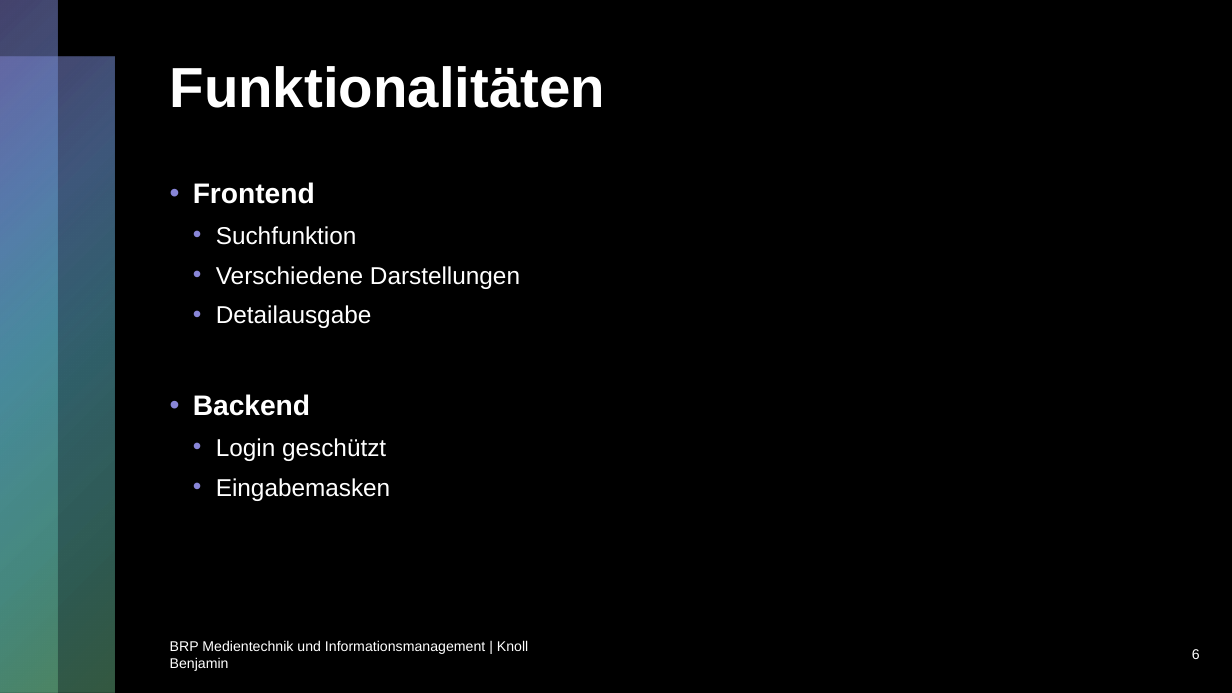
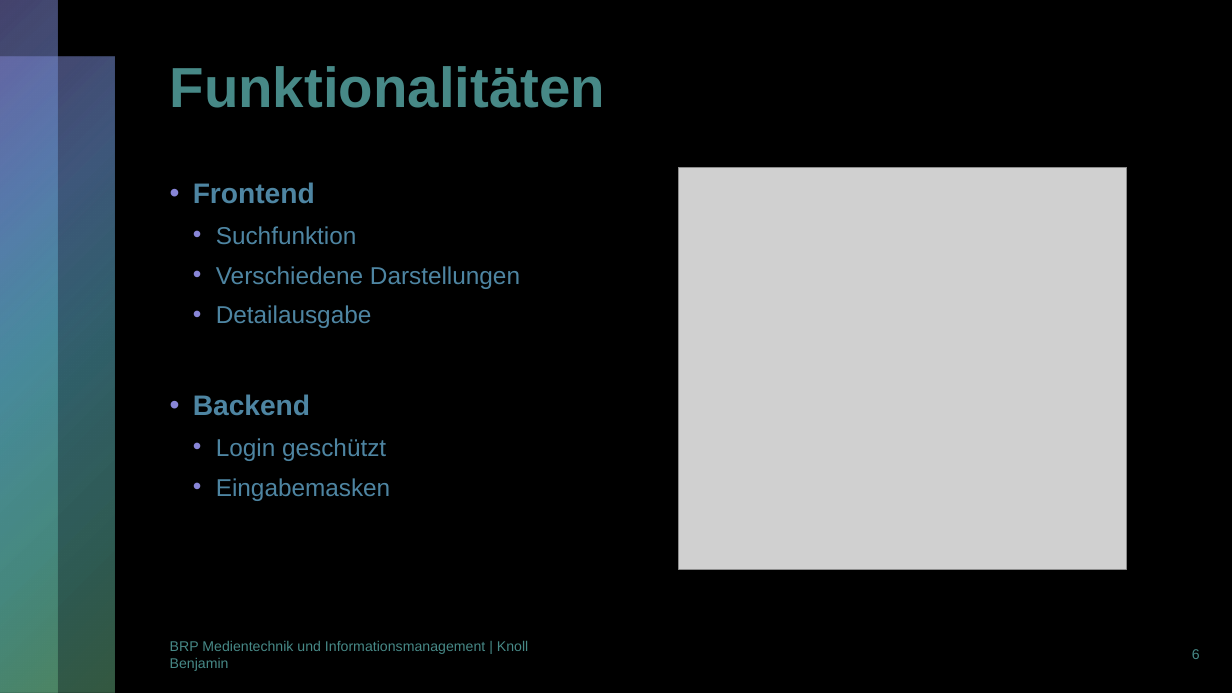
Before and after one commit to Benkster/DevShop, a slide deck: slide 6 of Documentation/DevShop.pptx. Drawn at 1232x693 pixels with LibreOffice and Linux fonts; fonts in the diff are those of the drawing; grey boxes stand for pictures. Boxes give left, top, right and bottom in pixels: in the first picture for what was removed or moved away, otherwise in the second. Text is boxed around its words. In the diff, an @@ line names an element or a change of style, - is before the commit and + after.

```diff
--- a/Documentation/DevShop.pptx
+++ b/Documentation/DevShop.pptx
@@ text "Frontend" at (x1=193, y1=182, x2=520, y2=501): text colour #FFFFFF to #4E85A2 @@
@@ picture added at (x1=678, y1=167, x2=1127, y2=569) @@
@@ text colour #FFFFFF to #478987 in 3 elements at (x1=170, y1=66, x2=606, y2=108), (x1=1192, y1=649, x2=1200, y2=659), (x1=170, y1=641, x2=528, y2=671) @@
```
Also in this commit, not shown: 7 other slides changed, 7 other files.
